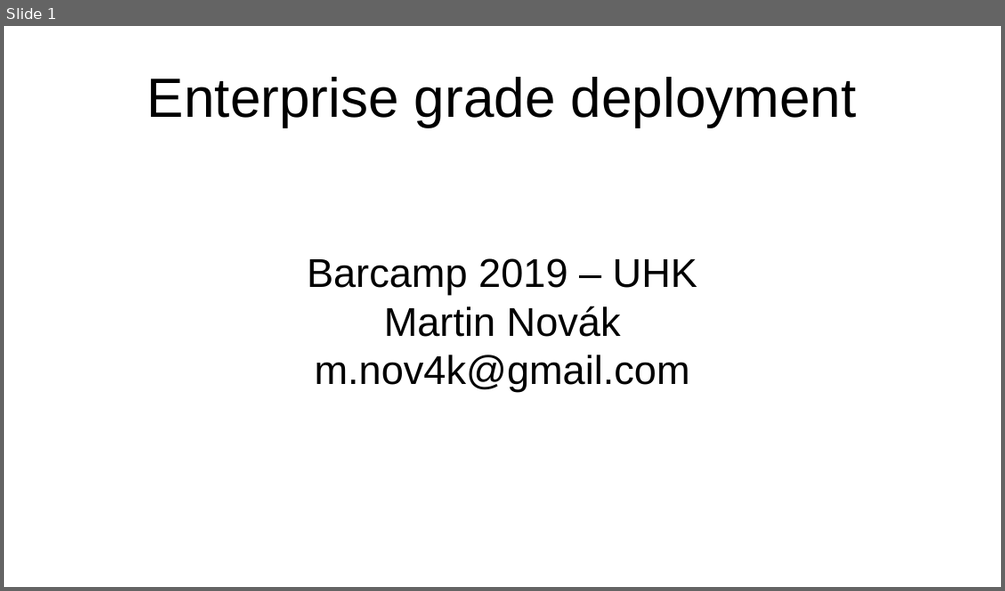
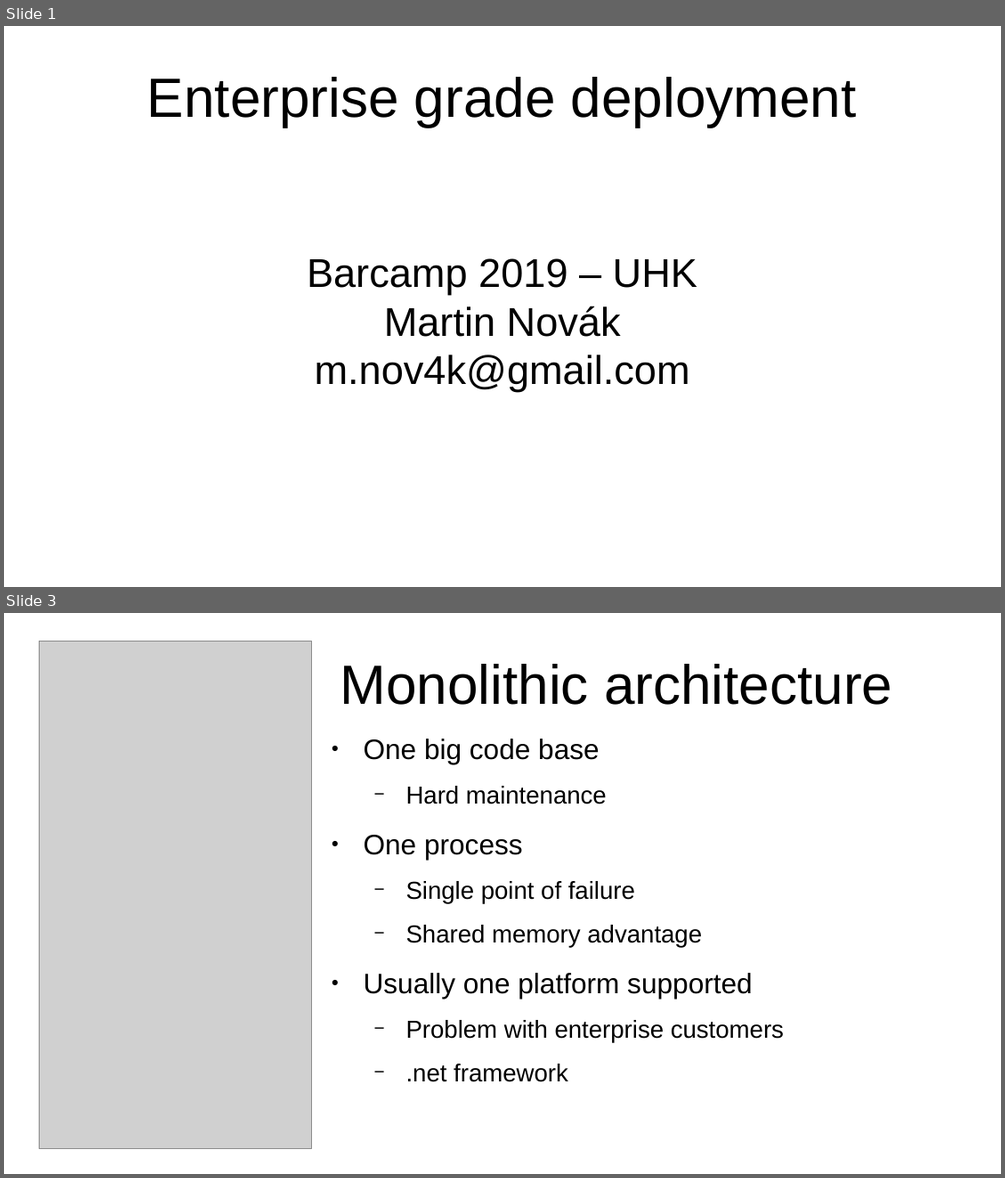
Before and after one commit to mano-cz/OpenshiftPresentation, a slide deck: RawContent.odp. Shown one above the other, each under a label of ours: slide 1 before the commit, slides 1 and 3 after it; the slides between them are not shown. The pictures are 1005x591 and 1005x1178 pixels, drawn with LibreOffice and Linux fonts; fonts in the diff are those of the drawing; grey boxes stand for pictures. Boxes give left, top, right and bottom in pixels: in the first picture for what was removed or moved away, otherwise in the second. Text is boxed around its words. In the diff, an @@ line names an element or a change of style, - is before the commit and + after.

```diff
--- a/RawContent.odp
+++ b/RawContent.odp
@@ slide 3 added at [4,613,1001,1174], background #FFFFFF @@
@@ picture added at [40,641,312,1148] @@
@@ title added at [340,664,892,705], 44 pt, text #000000 @@
+Monolithic architecture
@@ text added at [364,738,784,1042], 19.6 pt, text #000000 @@
+● One big code base
+  − Hard maintenance
+● One process
+  − Single point of failure
+  − Shared memory advantage
+● Usually one platform supported
+  − Problem with enterprise customers
+  − .net framework
```
Also in this commit, not shown: 11 other slides added.
